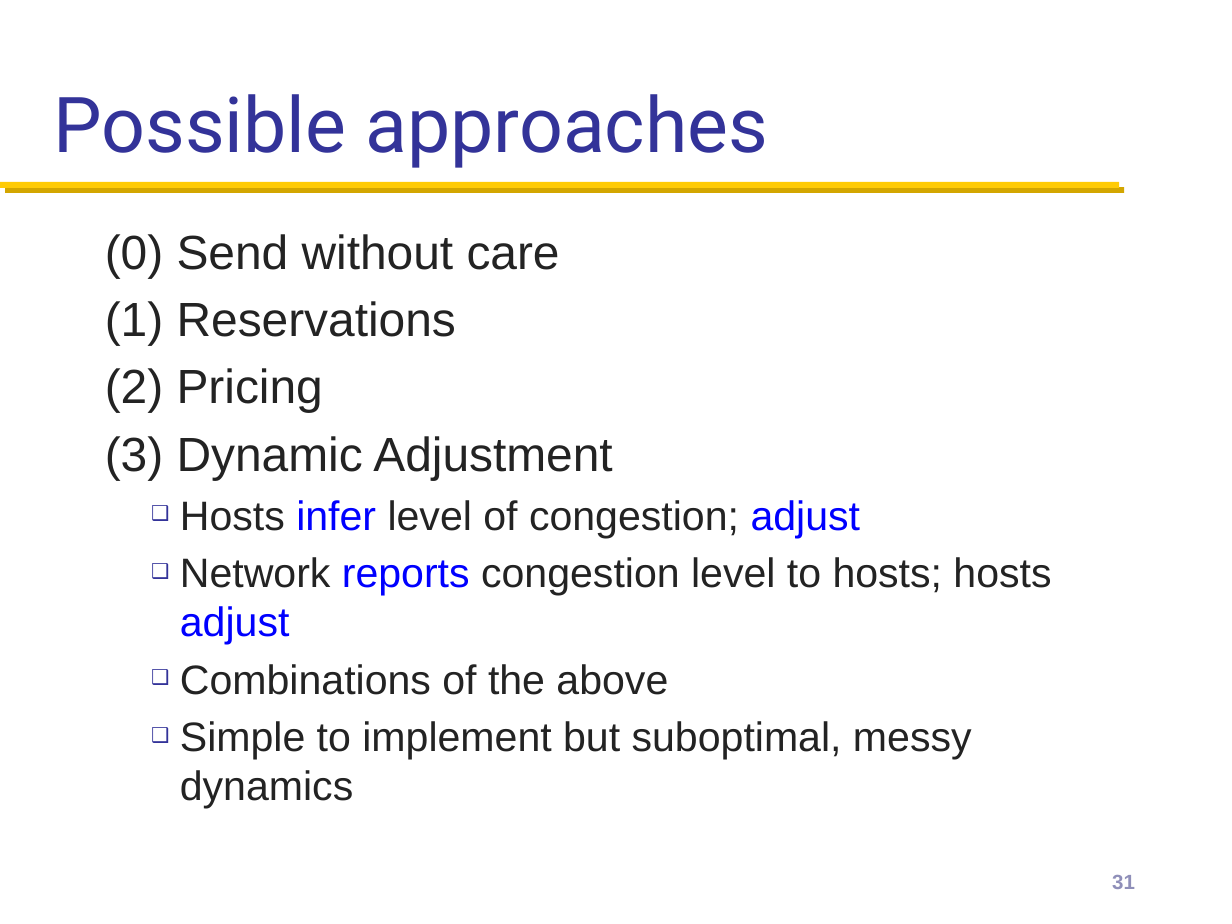
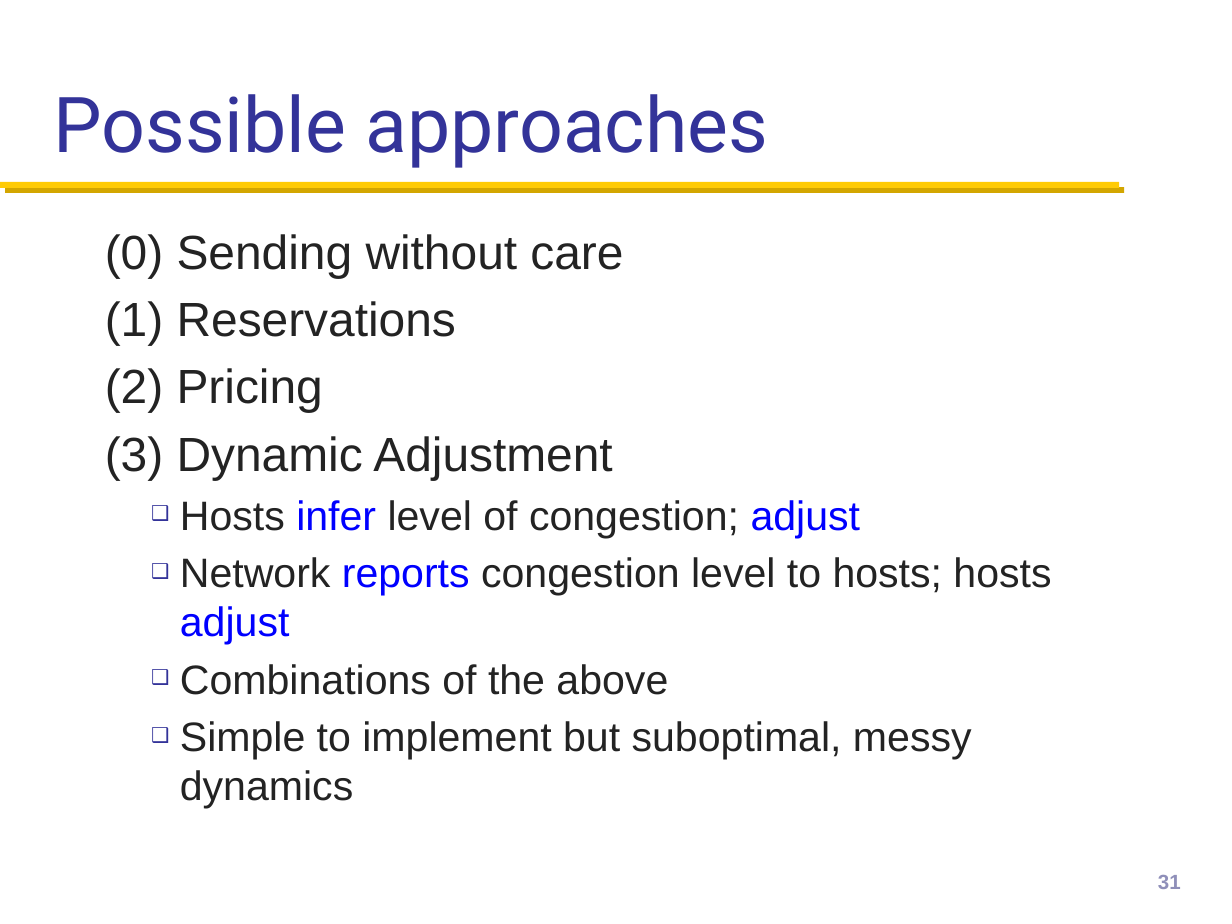
Before and after one commit to henryhxu/CSCI4430-ESTR4120, a slide deck: slide 31 of lec/lec8.pptx. Drawn at 1232x924 pixels with LibreOffice and Linux fonts; fonts in the diff are those of the drawing; background and template pictures are left out. Boxes give left, top, right and bottom in pixels: in the first picture for what was removed or moved away, otherwise in the second. Text is boxed around its words. In the diff, an @@ line names an element or a change of style, - is before the commit and + after.

Commit message:
lec8 updated

```diff
--- a/lec/lec8.pptx
+++ b/lec/lec8.pptx
@@ text at [105, 234, 623, 278]: text changed @@
-(0) Send without care
+(0) Sending without care
@@ page number: place and size @@
-page number at [1112, 875, 1135, 889]
+page number at [1158, 875, 1181, 889]
```
Also in this commit, not shown: 56 other slides changed.
